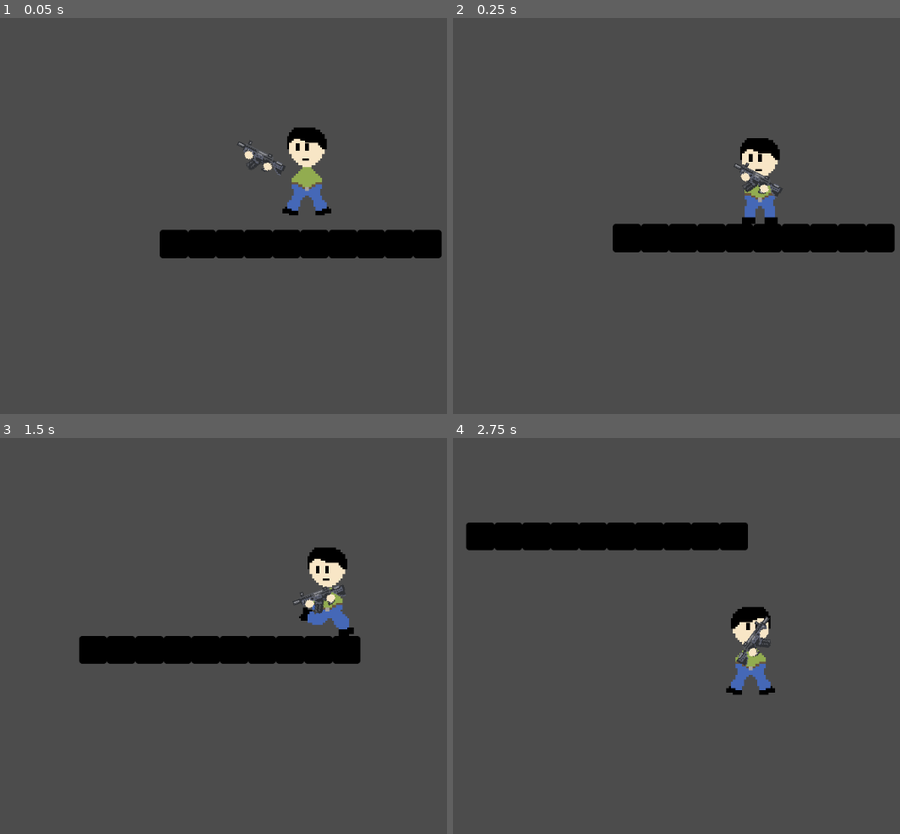
Above: before the commit, frames 1-4 (two rows, left to right).
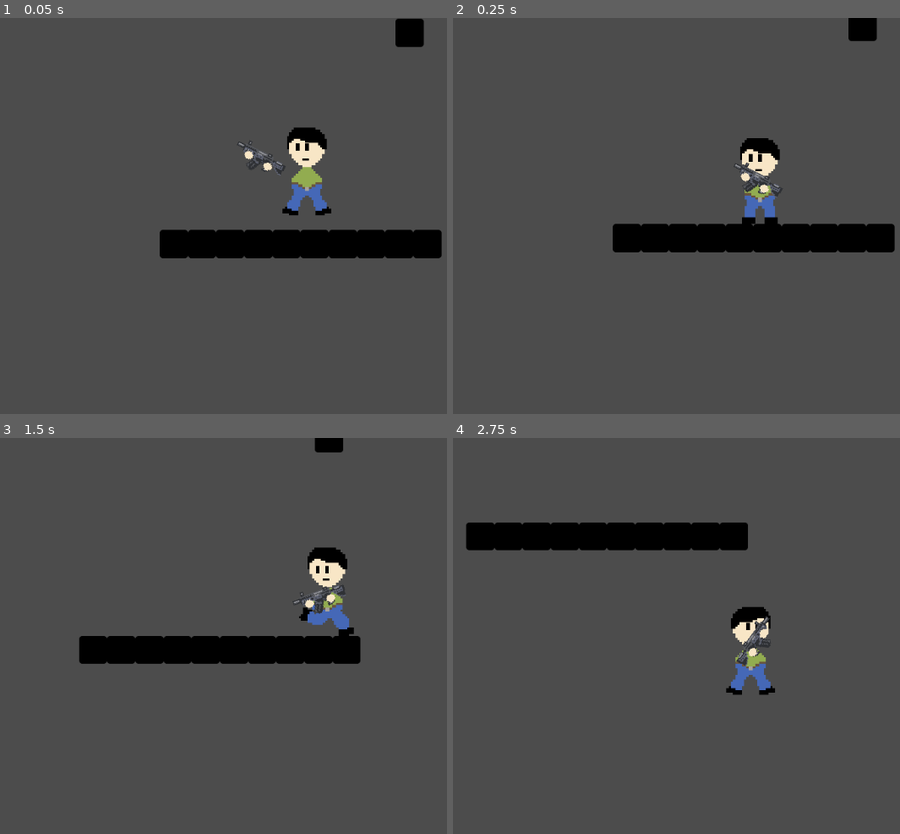
Above: after the commit, the same moments.

Repository: megarubber/green
Game: Godot game, scene res://levels/TestLevel.tscn
Same seed, same stepped clock (60 frames per second), same inputs: the game is played once before the commit and once after it. The engine's default icon, where the game draws it, is replaced by a stand-in: a white triangle on a blue panel in a dark square.
Inputs (mouse positions are in pixels of both pictures, inside the frame that each line leads up to):
- Up to frame 1 (0.05 s): no input
- Up to frame 2 (0.25 s): no input
- Up to frame 3 (1.5 s): move the mouse to (outside the picture) at 0.52 s; hold Right (ui_right) from 0.53 s (still down); tap Up (ui_up) at 0.77 s; move the mouse to (174, 655) at 1.27 s
- Up to frame 4 (2.75 s): tap Up (ui_up) at 1.52 s; move the mouse to (828, 548) at 2.02 s; release Right (ui_right) at 2.03 s; hold Left (ui_left) from 2.03 s (still down)

The runs differ from the first frame. In frame 1, 0.4% of the frame differs, in the area x 88-95%, y 0-8%; in frame 2, 0.4%; in frame 3, 0.2%; in frame 4, nothing differs.

Commit message:
style: hook sprites

Diff:
--- a/guns/Gun.gd
+++ b/guns/Gun.gd
@@ -15,7 +15,6 @@
 
 # Nodes Referecing
 onready var muzzle = $Muzzle
-onready var drop = $Drop
 
 func _ready() -> void:
 	set_as_toplevel(true)
--- a/levels/TestLevel.tscn
+++ b/levels/TestLevel.tscn
@@ -30,6 +30,9 @@
 [node name="GenericWall7" parent="." instance=ExtResource( 2 )]
 position = Vector2( 160, 32 )
 
+[node name="GenericWall11" parent="." instance=ExtResource( 2 )]
+position = Vector2( 184, -448 )
+
 [node name="GenericWall8" parent="." instance=ExtResource( 2 )]
 position = Vector2( -288, 32 )
 
--- a/others/GenericWall.tscn
+++ b/others/GenericWall.tscn
@@ -5,15 +5,13 @@
 [sub_resource type="RectangleShape2D" id=1]
 extents = Vector2( 32, 32 )
 
-[node name="GenericWall" type="Node2D"]
+[node name="GenericWall" type="StaticBody2D"]
+collision_layer = 2
+collision_mask = 6
 
-[node name="Wall" type="StaticBody2D" parent="."]
-collision_layer = 2
-collision_mask = 5
-
-[node name="Sprite" type="Sprite" parent="Wall"]
+[node name="Sprite" type="Sprite" parent="."]
 modulate = Color( 0, 0, 0, 1 )
 texture = ExtResource( 1 )
 
-[node name="CollisionShape2D" type="CollisionShape2D" parent="Wall"]
+[node name="CollisionShape2D" type="CollisionShape2D" parent="."]
 shape = SubResource( 1 )
--- a/player/Player.gd
+++ b/player/Player.gd
@@ -6,15 +6,18 @@
 const ACCELERATION = 50
 const MAX_SPEED = 250
 const MAX_JUMP_HEIGHT = -650
+const CHAIN_PULL = 105
 
 # General Variables
 var motion = Vector2()
+var chain_velocity = Vector2(0,0)
 
 # Nodes Referencing
 onready var body_sprite = $BodySprite
 onready var head_sprite = $HeadSprite
 onready var animation = $AnimationPlayer
 onready var screen_shake = $Camera/Screenshake
+onready var ray = $GunSprite/RayCast2D
 
 func _ready() -> void:
 	z_index = -2
--- a/player/Player.tscn
+++ b/player/Player.tscn
@@ -289,8 +289,10 @@
 [node name="Muzzle" type="Position2D" parent="GunSprite"]
 position = Vector2( 18.8, -4.8 )
 
-[node name="Drop" type="Position2D" parent="GunSprite"]
-position = Vector2( -8.8, -2.8 )
+[node name="RayCast2D" type="RayCast2D" parent="GunSprite"]
+position = Vector2( -2, -4.8 )
+scale = Vector2( 0.4, 0.4 )
+cast_to = Vector2( 500, 0 )
 
 [node name="Camera" type="Camera2D" parent="."]
 current = true
Binary file added: others/hook/hook.png
Not shown, added: others/hook/hook.png.import
Binary file added: others/hook/link.png
Not shown, added: others/hook/link.png.import
